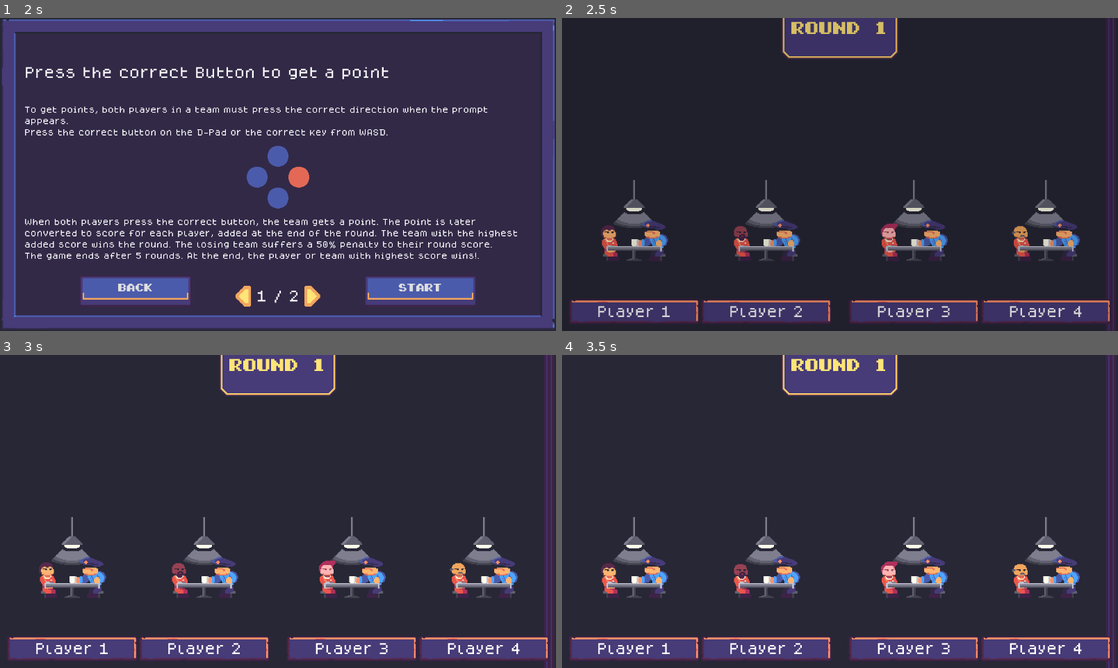
Above: before the commit, frames 1-4 (two rows, left to right).
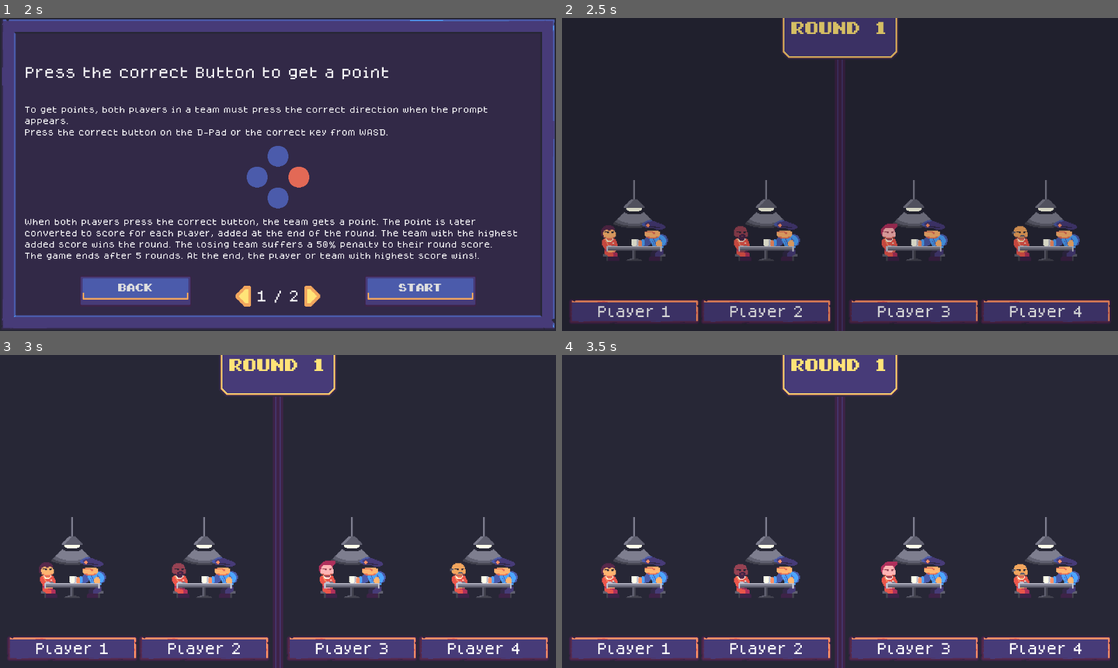
Above: after the commit, the same moments.

Repository: VileOar/js-final-proj
Game: Godot game, scene res://src/menus/main_menu/main_menu.tscn
Two runs of this game, one before a commit and one after it. Both use one fixed random seed, a clock stepped at 60 frames per second and the inputs below.
Inputs (mouse positions are in pixels of both pictures, inside the frame that each line leads up to):
- Up to frame 1 (2 s): click "Start" at 0.5 s; click "Start Game" at 1.25 s
- Up to frame 2 (2.5 s): click "Start Game" at 2 s
- Up to frame 3 (3 s): move the mouse to (400, 495) at 2.77 s; hold D (coop_right) from 2.78 s (still down); click (400, 495) at 2.92 s
- Up to frame 4 (3.5 s): keep holding D (coop_right)

Frame 1 is identical in both runs. In frame 2, 0.9% of the frame differs, in the area x 49-100%, y 0-100%; in frame 3, 0.9%; in frame 4, 0.9%.

Commit message:
bug fixes

Diff:
--- a/src/stages/game/dyad_game/states/intro_state.gd
+++ b/src/stages/game/dyad_game/states/intro_state.gd
@@ -17,6 +17,8 @@
 # counter for player uis that are in ready position
 var _ready_players := 0
 
+var _listen_skip = true
+
 
 func _ready() -> void:
 	for pui in _player_uis.get_children():
@@ -26,6 +28,7 @@
 
 
 func activate():
+	_listen_skip = true
 	_ready_players = 0
 	for pui in _player_uis.get_children():
 		pui = pui as PlayerUI
@@ -53,7 +56,8 @@
 
 
 func _on_general_input(_event):
-	if is_active():
+	if is_active() and _listen_skip:
+		_listen_skip = false
 		_skip()
 	else:
 		pass#print_debug("what")
@@ -67,6 +71,7 @@
 
 
 func _final_setup() -> void:
+	_listen_skip = false
 
 	# if this is not active after waiting ignore the rest
 	if is_active():
--- a/src/stages/game/round_game/round_game.gd
+++ b/src/stages/game/round_game/round_game.gd
@@ -75,7 +75,7 @@
 
 # the round's stats; these are overwritten each round[br]
 # these are COMPLETELY independent from the ones from SharedData and are only useful for the round
-var _round_stats := []
+var _round_stats: Dictionary[int, PlayerStats] = {}
 
 # the teams of players[br]
 # each value of this array is an array with player indices of that team
@@ -141,7 +141,7 @@
 		dyad_game.reset_dyad()
 
 	# reset round stats
-	for stats in _round_stats:
+	for stats in _round_stats.values():
 		stats.reset()
 
 	await _intro_round()
@@ -163,7 +163,7 @@
 		if _more_than_one:
 			var spacer = _dividers.add_spacer(false)
 			spacer.size_flags_horizontal = Control.SIZE_EXPAND_FILL
-			if is_last_team: # if not the last dyad, add divider
+			if !is_last_team: # if not the last dyad, add divider
 				var divider = _divider_ui_scene.instantiate()
 				_dividers.call_deferred("add_child", divider)
 				while !divider.is_node_ready():
@@ -182,7 +182,7 @@
 		for px in _teams[ix]:
 			# prepare the player stats
 			# add one for each player in the dyad
-			_round_stats.append(PlayerStats.new())
+			_round_stats[px] = PlayerStats.new()
 
 	# setup the results screen
 	_round_results_screen.setup_results(_teams, _MATRIX_COPY, _LOSE_PENALTY)
@@ -261,7 +261,9 @@
 
 	# setup the rounds and kickoff results screen
 	_round_results_screen.set_round_index(_round_counter, _NUM_ROUNDS - 1)
+	_round_results_screen.set_round_data(_round_stats.duplicate())
 	_round_results_screen.show()
+	_round_results_screen.start_results()
 	#_round_results_screen.start_point_solving(_round_stats)
 
 	# NOTE: _next_round is called after the results screen button is pressed
@@ -358,6 +360,7 @@
 
 # Method to handle end of round score keeping
 func _publish_round_scores():
+	# TODO: connect to SharedData
 	Signals.round_published.emit(_round_stats)
 
 
--- a/src/stages/game/round_game/round_results/dyad_display/dyad_results_panel.gd
+++ b/src/stages/game/round_game/round_results/dyad_display/dyad_results_panel.gd
@@ -75,8 +75,7 @@
 	_stats_list.reset()
 
 
-func set_stats(player_stats: Dictionary[int, PlayerStats], team_score: int, win: bool):
-	_win = win
+func set_stats(player_stats: Dictionary[int, PlayerStats], team_score: int):
 	player_stats.sort()
 	_stats_list.set_stats(player_stats.values(), team_score)
 
--- a/src/stages/game/round_game/round_results/matrix_display/outcome_panel.gd
+++ b/src/stages/game/round_game/round_results/matrix_display/outcome_panel.gd
@@ -26,4 +26,4 @@
 
 
 func stop_animation():
-	%AnimationPlayer.stop()
+	%AnimationPlayer.play("RESET")
--- a/src/stages/game/round_game/round_results/menu_states/animate_stats_state.gd
+++ b/src/stages/game/round_game/round_results/menu_states/animate_stats_state.gd
@@ -5,19 +5,24 @@
 # how many animations are finished
 var _anim_finish_counter = 0
 
+# whether listening for skip
+var _listen_skip = true
+
 
 func _ready() -> void:
 	Signals.general_input.connect(_on_general_input)
 
 
 func _on_general_input(_event):
-	if is_active():
+	if is_active() and _listen_skip:
+		_listen_skip = false
 		for dyad in fsm().dyad_panels:
 			dyad.skip_stats_animation()
 		end_animation()
 
 
 func activate():
+	_listen_skip = true
 	_anim_finish_counter = 0
 	for dyad in fsm().dyad_panels:
 		dyad = dyad as DyadResultsPanel
@@ -25,6 +30,7 @@
 
 
 func end_animation():
+	_listen_skip = false
 	for dyad in fsm().dyad_panels:
 		dyad = dyad as DyadResultsPanel
 		dyad.solve_penalty_if_loss(fsm().penalty_multiplier)
--- a/src/stages/game/round_game/round_results/menu_states/solve_points_state.gd
+++ b/src/stages/game/round_game/round_results/menu_states/solve_points_state.gd
@@ -23,8 +23,8 @@
 # time delay between each point
 var _timer_time: float
 
-# counter for how many dyads finished their stacks
-var _stacks_finished_counter = 0
+# whether listening for skip
+var _listen_skip = true
 
 
 func _ready() -> void:
@@ -32,14 +32,15 @@
 
 
 func _on_general_input(_event):
-	if is_active():
+	if is_active() and _listen_skip:
+		_listen_skip = false
 		for dyad in fsm().dyad_panels:
 			dyad.skip_point_solving()
-		end_point_solving()
+		_end_point_solving()
 
 
 func activate() -> void:
-	_stacks_finished_counter = 0
+	_listen_skip = true
 
 	_between_timer.start(_NORMAL_BETWEEN_TIME)
 
@@ -67,7 +68,7 @@
 
 	# if all stacks were empty, finish
 	if all_empty:
-		on_point_stack_empty()
+		_on_point_stack_empty()
 	else:
 		_between_timer.start(_timer_time)
 
@@ -83,14 +84,20 @@
 		$AddPointAudio.play()
 
 
-func on_point_stack_empty():
+func _on_point_stack_empty():
 	if is_active():
-		_stacks_finished_counter += 1
-		if _stacks_finished_counter >= fsm().dyad_panels.size(): # if all dyads finished their pointstacks
-			end_point_solving()
+		_end_point_solving()
 
 
-func end_point_solving():
+func _end_point_solving():
+	_listen_skip = false
+	for dyad in fsm().dyad_panels:
+		dyad = dyad as DyadResultsPanel
+		var pxs = dyad.get_assigned_players()
+		var true_scores: Array[int] = []
+		var tmp = pxs.map(func(px): return fsm().round_stats[px].get_score())
+		true_scores.assign(tmp)
+		dyad.set_scores(true_scores)
 	print_debug("finished_pointstack")
 
 
--- a/src/stages/game/round_game/round_results/round_results_screen.gd
+++ b/src/stages/game/round_game/round_results/round_results_screen.gd
@@ -47,6 +47,11 @@
 		_results_fsm.dyad_panels.push_back(results_dyad)
 
 
+## kick off the results animation
+func start_results() -> void:
+	_results_fsm.replace_state("SolvePointsState", [""])
+
+
 ## setup data about current round to update displays
 func set_round_index(current_round: int, last: int) -> void:
 	_round_label.text = "Round %d / %d" % [current_round+1, last+1]
@@ -62,18 +67,18 @@
 	for dyad in _results_container.get_children():
 		dyad = dyad as DyadResultsPanel
 		var px_lst = dyad.get_assigned_players() # get the player indices assigned to this panel
-		var scores = []
+		var scores: Dictionary[int, PlayerStats] = {}
 		for px in px_lst:
 			# filter to get only the playerstats assigned to this panel
-			scores.push_back(round_stats[px])
+			scores[px] = round_stats[px]
 
-		var zeros = []
+		var zeros: Array[int] = []
 		zeros.resize(dyad.get_assigned_players().size())
 		zeros.fill(0)
 		dyad.set_scores(zeros) # reset to zero
 
 		# sum all scores of this dyad to get the team score
-		var team_score = scores.reduce(func(accum, s): return accum + s.get_score(), 0)
+		var team_score = scores.values().reduce(func(accum, s): return accum + s.get_score(), 0)
 		dyad.set_win_lose(false)
 		dyad.set_stats(scores, team_score)
 
